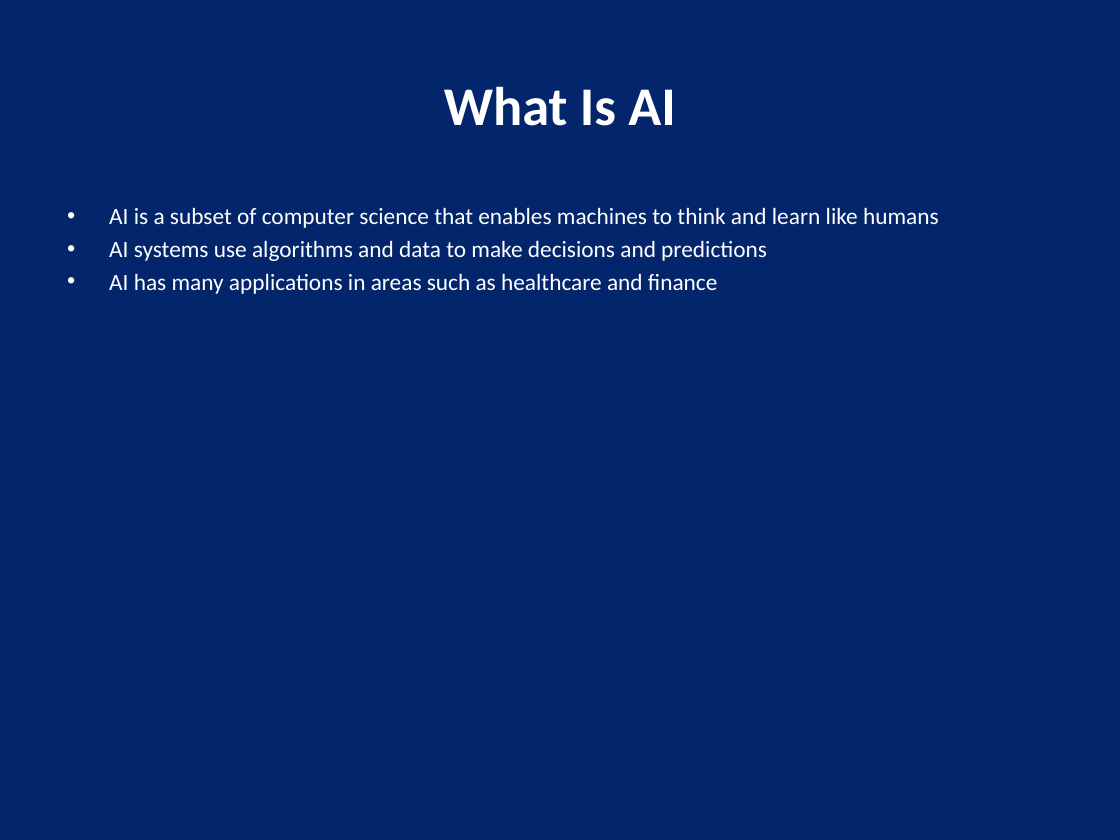
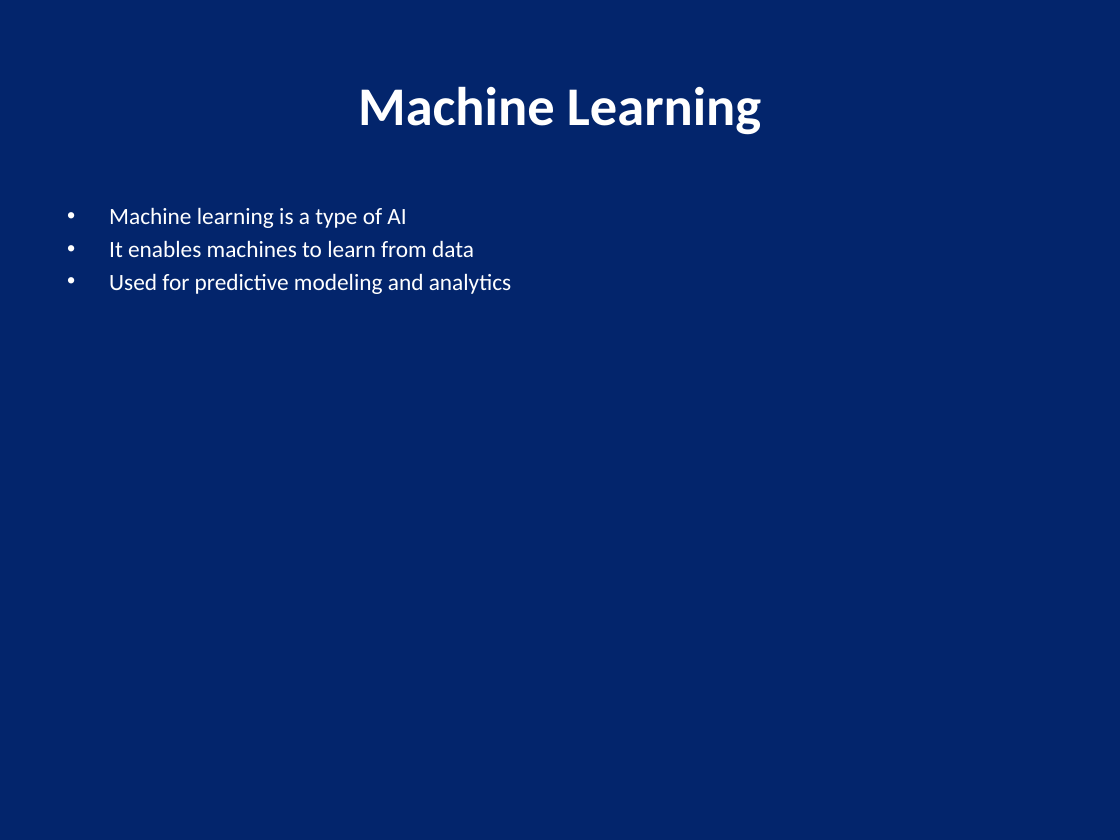
Before and after one commit to Shanaaz-77/auto_ppt_agent, a slide deck: slide 2 of generated_ppts/artificial_intelligence_presentation.pptx. Drawn at 1120x840 pixels with LibreOffice and Linux fonts; fonts in the diff are those of the drawing. Boxes give left, top, right and bottom in pixels: in the first picture for what was removed or moved away, otherwise in the second. Text is boxed around its words. In the diff, an @@ line names an element or a change of style, - is before the commit and + after.

```diff
--- a/generated_ppts/artificial_intelligence_presentation.pptx
+++ b/generated_ppts/artificial_intelligence_presentation.pptx
@@ title at [358, 86, 761, 135]: text changed @@
-What Is AI
+Machine Learning
@@ text at [109, 207, 512, 294]: text changed @@
-• AI is a subset of computer science that enables machines to think and learn like humans
-• AI systems use algorithms and data to make decisions and predictions
-• AI has many applications in areas such as healthcare and finance
+• Machine learning is a type of AI
+• It enables machines to learn from data
+• Used for predictive modeling and analytics
```
Also in this commit, not shown: 2 other slides changed, 3 slides added, 4 slides removed, 1 other file.
